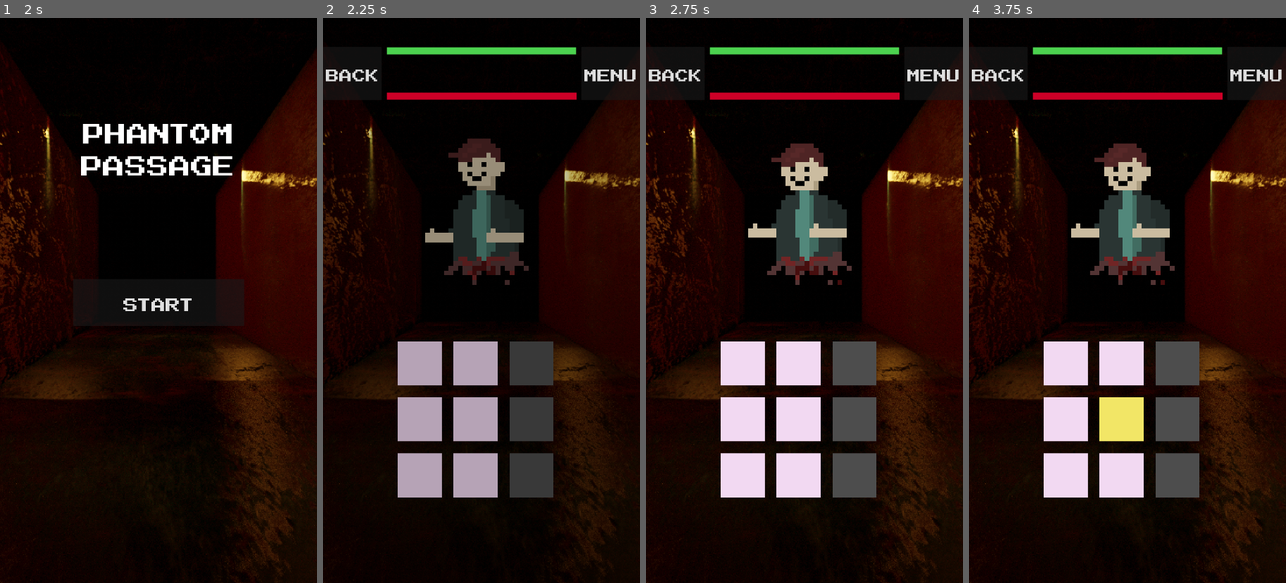
Above: before the commit, frames 1-4 (left to right).
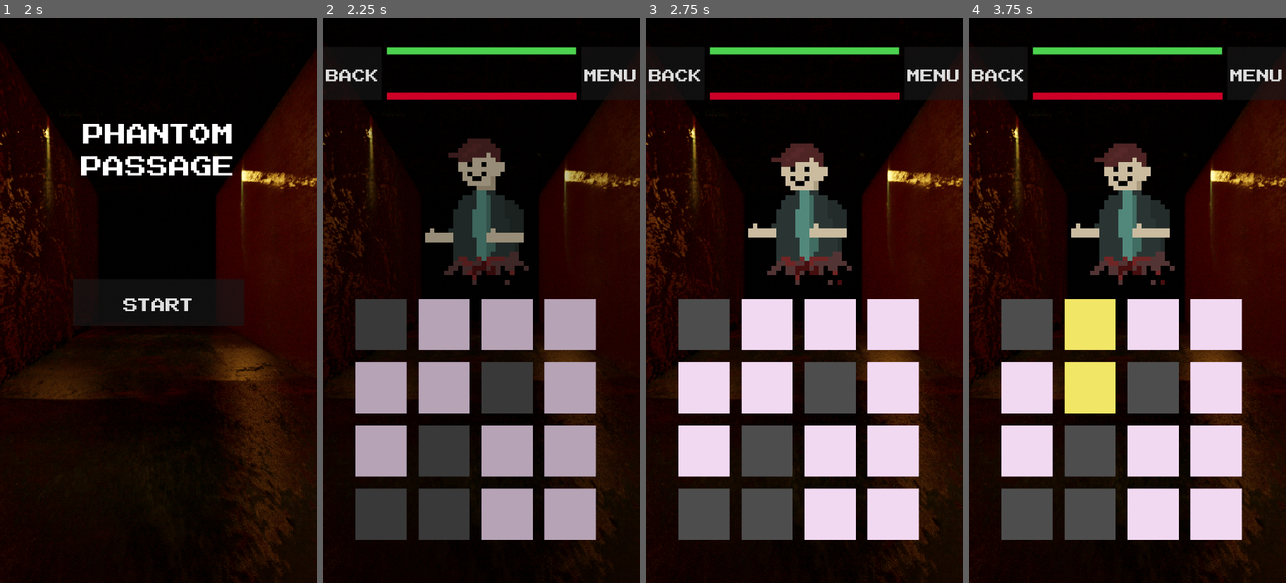
Above: after the commit, the same moments.

Repository: numberpup/phantom-passage
Game: Godot game, scene res://Scenes/UI/SplashScreen.tscn
Same seed, same stepped clock (60 frames per second), same inputs: the game is played once before the commit and once after it.
Inputs (mouse positions are in pixels of both pictures, inside the frame that each line leads up to):
- Up to frame 1 (2 s): move the mouse to (228, 272) at 0.52 s; click (228, 272) at 0.67 s; drag from (95, 328) to (142, 413) at 1.27 s
- Up to frame 2 (2.25 s): click "START" at 2 s
- Up to frame 3 (2.75 s): no input
- Up to frame 4 (3.75 s): move the mouse to (1159, 176) at 2.77 s; click (1159, 176) at 2.92 s; drag from (1111, 413) to (1032, 215) at 3.52 s

Frame 1 is identical in both runs. In frame 2, 26% of the frame differs, in the area x 10-87%, y 49-93%; in frame 3, 26%; in frame 4, 27%.

Commit message:
Increased tile size
Increased maximum tile size from 150 to 175 pixels

Diff:
--- a/Scripts/GameManager.gd
+++ b/Scripts/GameManager.gd
@@ -28,8 +28,8 @@
 var player_upgrades = [] # Stores acquired and active Artifacts.
 
 # Board states and effects
-var board_size = 3
-var board_obstacle_count = 3
+var board_size = 4
+var board_obstacle_count = 5
 
 # Enemy state and effects
 var enemy_health_max = 100
--- a/Scripts/gameboard.gd
+++ b/Scripts/gameboard.gd
@@ -3,7 +3,7 @@
 ##
 # EXPORTED VARIABLES
 ##
-@export var tile_size: int = 150
+@export var tile_size: int = 175
 @export var tile_padding: int = 40
 
 @export var active_color: Color = Color(.95, .85, .95)         # pink for active tiles
Not shown, added: Builds/Phantom Passage v0.6.3.apk
Not shown, added: Builds/Phantom Passage v0.6.3.apk.idsig
